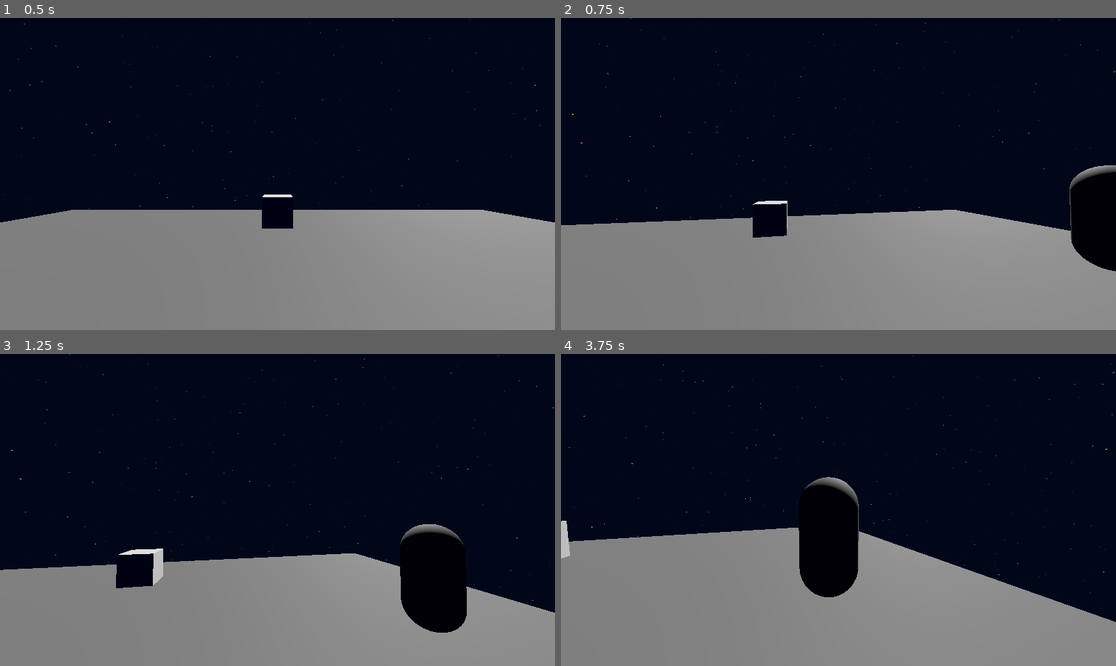
Above: before the commit, frames 1-4 (two rows, left to right).
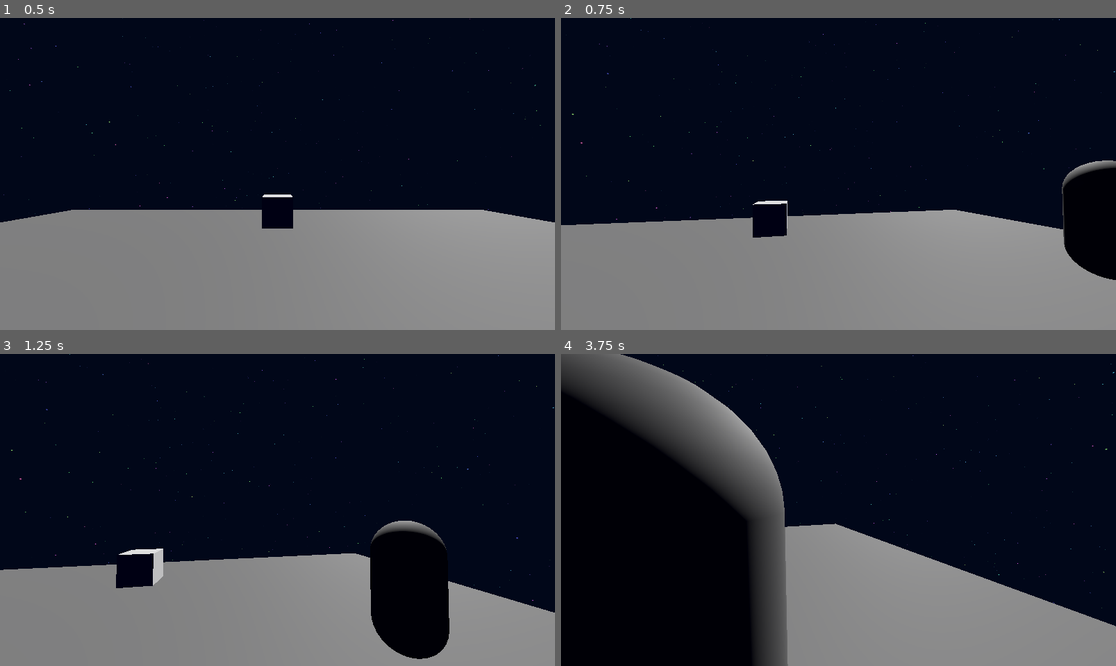
Above: after the commit, the same moments.

Repository: Craxulator/_X
Game: Godot game, scene res://Main.tscn
Same seed, same stepped clock (60 frames per second), same inputs: the game is played once before the commit and once after it.
Inputs (mouse positions are in pixels of both pictures, inside the frame that each line leads up to):
- Up to frame 1 (0.5 s): no input
- Up to frame 2 (0.75 s): tap Enter (ui_accept) at 0.5 s; move the mouse to (960, 158) at 0.52 s; hold D (MoveRight) from 0.53 s (still down)
- Up to frame 3 (1.25 s): keep holding D (MoveRight); tap Space (Jump) at 0.77 s
- Up to frame 4 (3.75 s): move the mouse to (727, 525) at 1.27 s; release D (MoveRight) at 1.28 s; hold S (MoveBackward) 1.28-2.03 s; tap Space (Jump) at 1.52, 3.02 s; move the mouse to (894, 441) at 2.02 s; hold D (MoveRight) 2.03-2.78 s; move the mouse to (810, 572) at 2.77 s; hold W (MoveForward) 2.78-3.53 s; move the mouse to (1005, 556) at 3.52 s; hold A (MoveLeft) from 3.53 s (still down)

Frame 1 is identical in both runs. In frame 2, 0.8% of the frame differs, in the area x 90-100%, y 45-84%; in frame 3, 3.1%; in frame 4, 29%, in the area x 0-100%, y 0-100%.

Commit message:
Fixing enemy follow

Diff:
--- a/Scenes/Player.tscn
+++ b/Scenes/Player.tscn
@@ -8,7 +8,7 @@
 [sub_resource type="BoxShape3D" id="BoxShape3D_5ixxa"]
 size = Vector3(1, 2, 0.5)
 
-[node name="CharacterBody3D" type="CharacterBody3D"]
+[node name="CharacterBody3D" type="CharacterBody3D" groups=["player"]]
 script = ExtResource("1_kyqiw")
 metadata/Paused = false
 metadata/Gravity = 9.806
